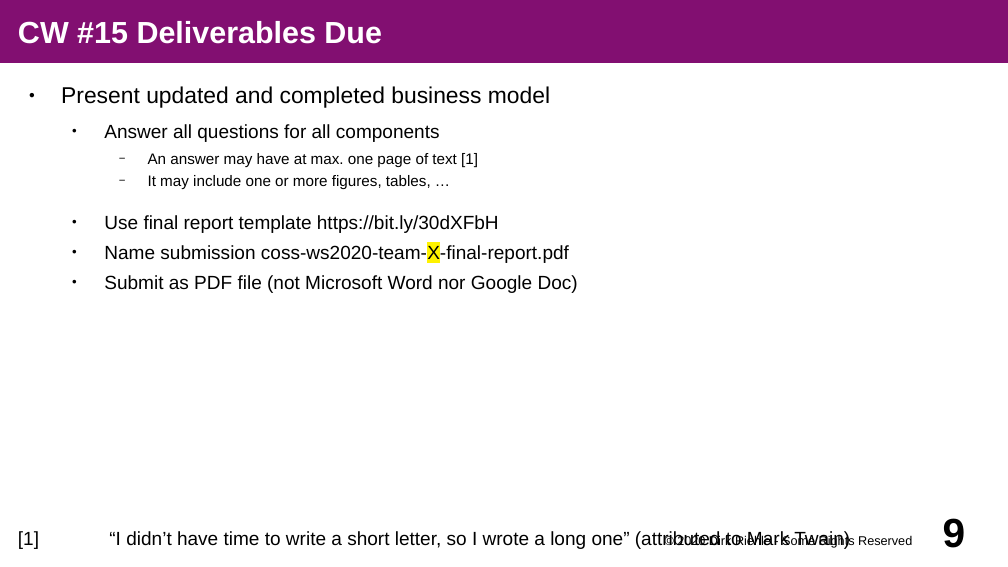
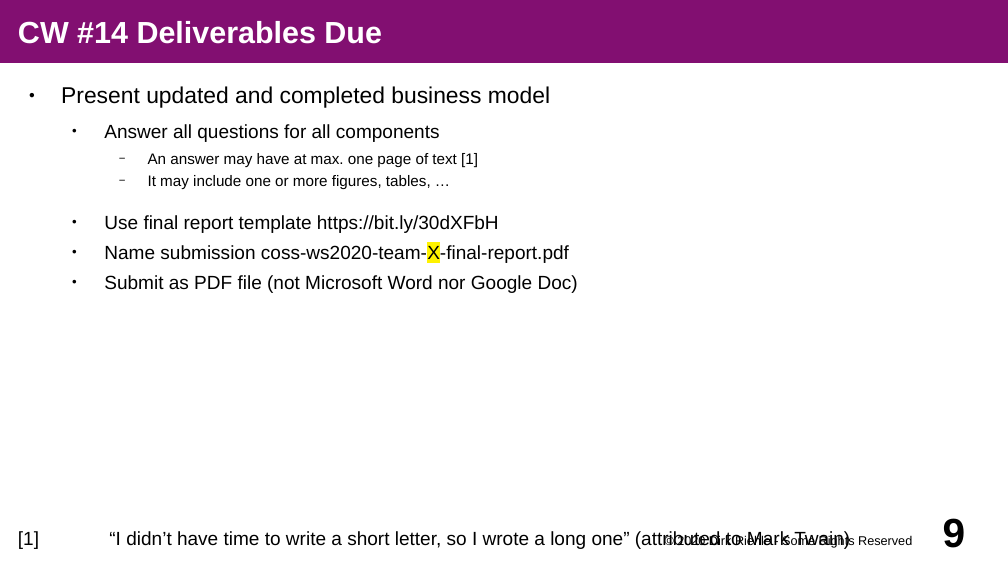
Before and after one commit to dirkriehle/coss-course, a slide deck: slide 9 of Lecture slides/A02 - Course Schedule.odp. Drawn at 1008x567 pixels with LibreOffice and Linux fonts; fonts in the diff are those of the drawing. Boxes give left, top, right and bottom in pixels: in the first picture for what was removed or moved away, otherwise in the second. Text is boxed around its words. In the diff, an @@ line names an element or a change of style, - is before the commit and + after.

```diff
--- a/Lecture slides/A02 - Course Schedule.odp
+++ b/Lecture slides/A02 - Course Schedule.odp
@@ title at <box>18,21,382,44</box>: text changed @@
-CW #15 Deliverables Due
+CW #14 Deliverables Due
```
Also in this commit, not shown: 4 other slides changed, 3 other files.
